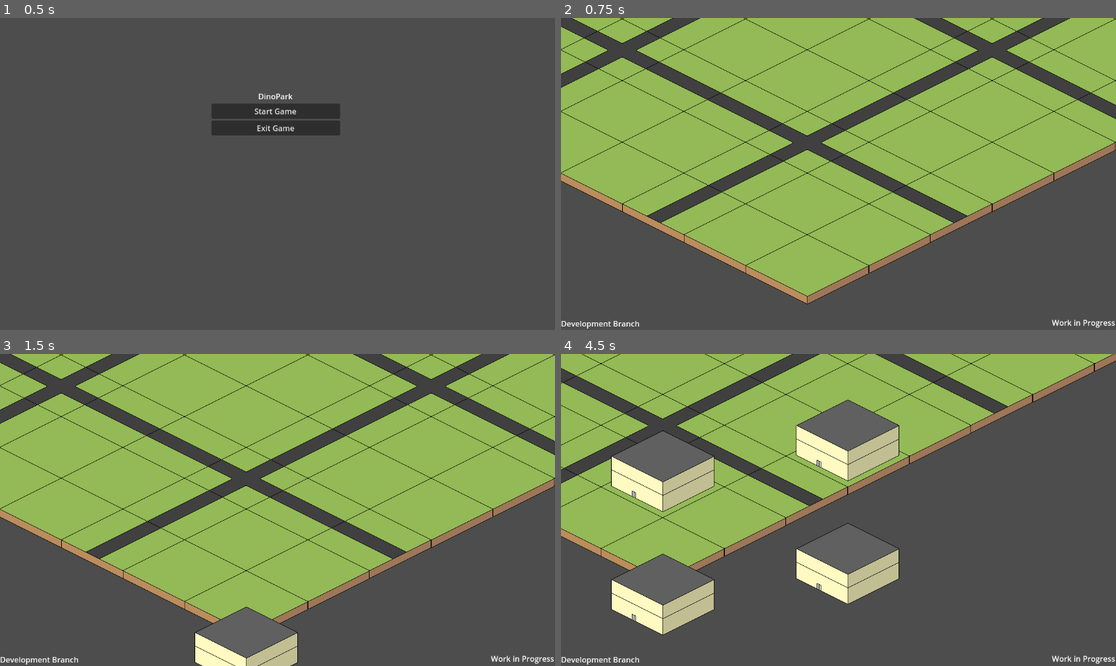
Above: before the commit, frames 1-4 (two rows, left to right).
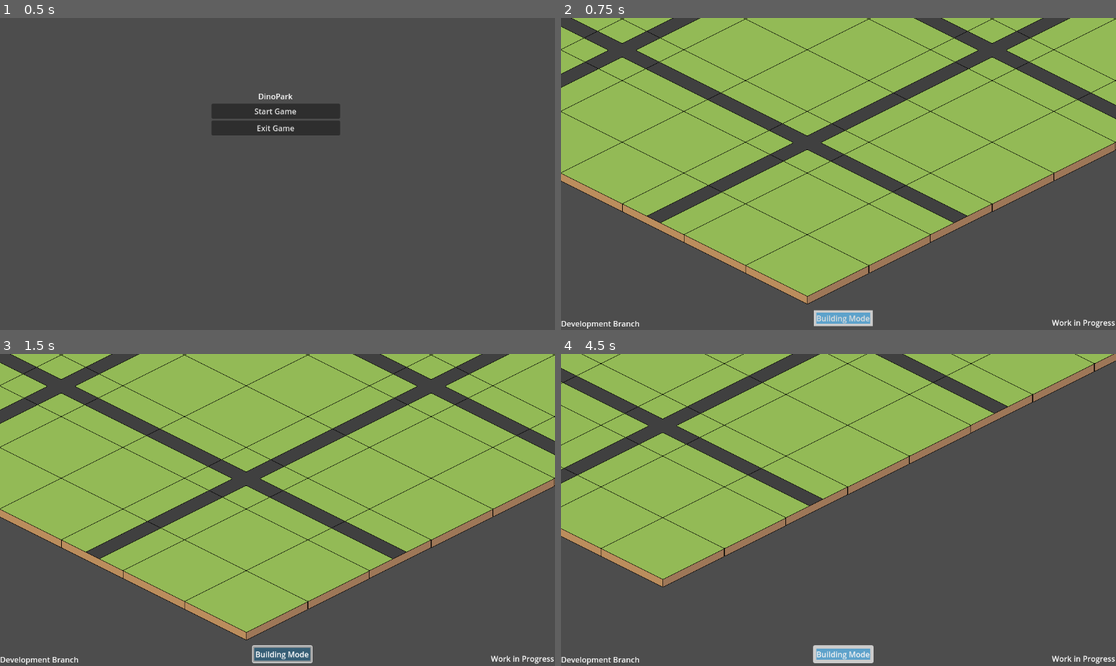
Above: after the commit, the same moments.

Repository: Olyveon/DinoPark
Game: Godot game, scene res://scenes/main_menu.tscn
Two runs of this game, one before a commit and one after it. Both use one fixed random seed, a clock stepped at 60 frames per second and the inputs below.
Inputs (mouse positions are in pixels of both pictures, inside the frame that each line leads up to):
- Up to frame 1 (0.5 s): no input
- Up to frame 2 (0.75 s): click "Start Game" at 0.5 s
- Up to frame 3 (1.5 s): click (283, 653) at 1.25 s, where only the run after the commit has a clickable "Building Mode"
- Up to frame 4 (4.5 s): tap Enter at 2 s; move the mouse to (960, 494) at 2.02 s; hold D (move_right) 2.03-2.78 s; click (960, 494) at 2.17 s; move the mouse to (727, 525) at 2.77 s; hold S (move_down) 2.78-3.53 s; click (727, 525) at 2.92 s; move the mouse to (894, 441) at 3.52 s; hold D (move_right) 3.53-4.28 s; click (894, 441) at 3.67 s; move the mouse to (810, 572) at 4.27 s; hold Up (move_up) from 4.28 s (still down); click (810, 572) at 4.42 s

Frame 1 is identical in both runs. In frame 2, 0.6% of the frame differs, in the area x 45-57%, y 93-99%; in frame 3, 2.1%; in frame 4, 12%, in the area x 9-61%, y 14-100%.

Commit message:
added a toggleable building button\

Diff:
--- a/scenes/game.tscn
+++ b/scenes/game.tscn
@@ -35,6 +35,28 @@
 sources/0 = SubResource("TileSetAtlasSource_ine23")
 sources/1 = SubResource("TileSetAtlasSource_6ddg8")
 
+[sub_resource type="StyleBoxFlat" id="StyleBoxFlat_w1h5b"]
+
+[sub_resource type="StyleBoxFlat" id="StyleBoxFlat_2sc5l"]
+bg_color = Color(0.366367, 0.63479, 0.796681, 1)
+border_width_left = 5
+border_width_top = 5
+border_width_right = 5
+border_width_bottom = 5
+
+[sub_resource type="StyleBoxFlat" id="StyleBoxFlat_te7l0"]
+bg_color = Color(0.2116, 0.36892, 0.46, 1)
+border_width_left = 3
+border_width_top = 3
+border_width_right = 3
+border_width_bottom = 3
+border_color = Color(0.61, 0.61, 0.61, 1)
+
+[sub_resource type="Theme" id="Theme_tod64"]
+Button/styles/hover = SubResource("StyleBoxFlat_w1h5b")
+Button/styles/normal = SubResource("StyleBoxFlat_2sc5l")
+Button/styles/pressed = SubResource("StyleBoxFlat_te7l0")
+
 [node name="Game" type="Node2D"]
 
 [node name="TileMap" type="TileMap" parent="."]
@@ -57,6 +79,7 @@
 position = Vector2(577, 322)
 
 [node name="Interface" type="CanvasLayer" parent="Player"]
+layer = 2
 
 [node name="UI" type="Control" parent="Player/Interface"]
 layout_mode = 3
@@ -94,8 +117,34 @@
 text = "Development Branch
 "
 
+[node name="HBoxContainer" type="HBoxContainer" parent="Player/Interface/UI"]
+layout_mode = 1
+anchors_preset = 12
+anchor_top = 1.0
+anchor_right = 1.0
+anchor_bottom = 1.0
+offset_left = 522.0
+offset_top = -44.0
+offset_right = -503.0
+grow_horizontal = 2
+grow_vertical = 0
+alignment = 1
+
+[node name="Building" type="Button" parent="Player/Interface/UI/HBoxContainer"]
+layout_mode = 2
+size_flags_horizontal = 4
+size_flags_vertical = 4
+tooltip_text = "Toggles building mode "
+mouse_filter = 1
+theme = SubResource("Theme_tod64")
+toggle_mode = true
+action_mode = 0
+text = "Building Mode
+"
+
 [node name="Menu" type="CanvasLayer" parent="Player"]
 process_mode = 3
+layer = 3
 
 [node name="Pause" type="Control" parent="Player/Menu"]
 visible = false
@@ -144,5 +193,8 @@
 layout_mode = 2
 text = "Exit Game"
 
+[connection signal="mouse_entered" from="Player/Interface/UI/HBoxContainer" to="Player" method="_on_h_box_container_mouse_entered"]
+[connection signal="mouse_exited" from="Player/Interface/UI/HBoxContainer" to="Player" method="_on_h_box_container_mouse_exited"]
+[connection signal="toggled" from="Player/Interface/UI/HBoxContainer/Building" to="Player" method="_on_construction_toggled"]
 [connection signal="pressed" from="Player/Menu/Pause/BlackOverlay/VBoxContainer/MainMenu" to="Player/Menu/Pause" method="_on_main_menu_pressed"]
 [connection signal="pressed" from="Player/Menu/Pause/BlackOverlay/VBoxContainer/Exit" to="Player/Menu/Pause" method="_on_exit_pressed"]
--- a/scripts/player.gd
+++ b/scripts/player.gd
@@ -1,13 +1,16 @@
 extends Node2D
 @onready var camera = $Camera2D
 @onready var tile_map = %TileMap
-
+var building_mode = false
+var ui_hover = true
 const camera_speed = 200.0
 # Camera zoom values
 var zoom_minimum = Vector2(.2,.2)
 var zoom_maximum = Vector2(2.5,2.5)
 var zoom_speed = Vector2(.1,.1)
 
+func _ready():
+	building_mode = false
 # Called every frame. 'delta' is the elapsed time since the previous frame.
 func _process(delta):
 	# Gets the direction and moves the "player" which in turn moves the camera
@@ -27,10 +30,25 @@
 				if camera.zoom < zoom_maximum:
 					camera.zoom += zoom_speed
 					pass
-			# Improvised construction mode
-			if event.button_index == MOUSE_BUTTON_LEFT:
-				var mouse_position = tile_map.local_to_map(Vector2i(get_global_mouse_position()))
-				tile_map.set_cell(1,mouse_position,1,Vector2i(1,0))
-			if event.button_index == MOUSE_BUTTON_RIGHT:
-				var mouse_position = tile_map.local_to_map(Vector2i(get_global_mouse_position()))
-				tile_map.erase_cell(1,mouse_position)
+			# Improved construction mode
+			if building_mode and ui_hover:
+				if event.button_index == MOUSE_BUTTON_LEFT:
+					var mouse_position = tile_map.local_to_map(Vector2i(get_global_mouse_position()))
+					if mouse_position[0] <= 5 and mouse_position[1] <= 2 :
+						tile_map.set_cell(1,mouse_position,1,Vector2i(1,0))
+					pass
+				if event.button_index == MOUSE_BUTTON_RIGHT:
+					var mouse_position = tile_map.local_to_map(Vector2i(get_global_mouse_position()))
+					tile_map.erase_cell(1,mouse_position)
+
+func _on_construction_toggled(toggled_on):
+	building_mode = toggled_on
+
+# Makes sure that the mouse is not currently in the ui to not mess with things behind it
+func _on_h_box_container_mouse_entered():
+	print("hovered")
+	ui_hover = false
+
+func _on_h_box_container_mouse_exited():
+	print("unhovered")
+	ui_hover = true
Not shown: 1 places in scenes/game.tscn that only renumber resources
